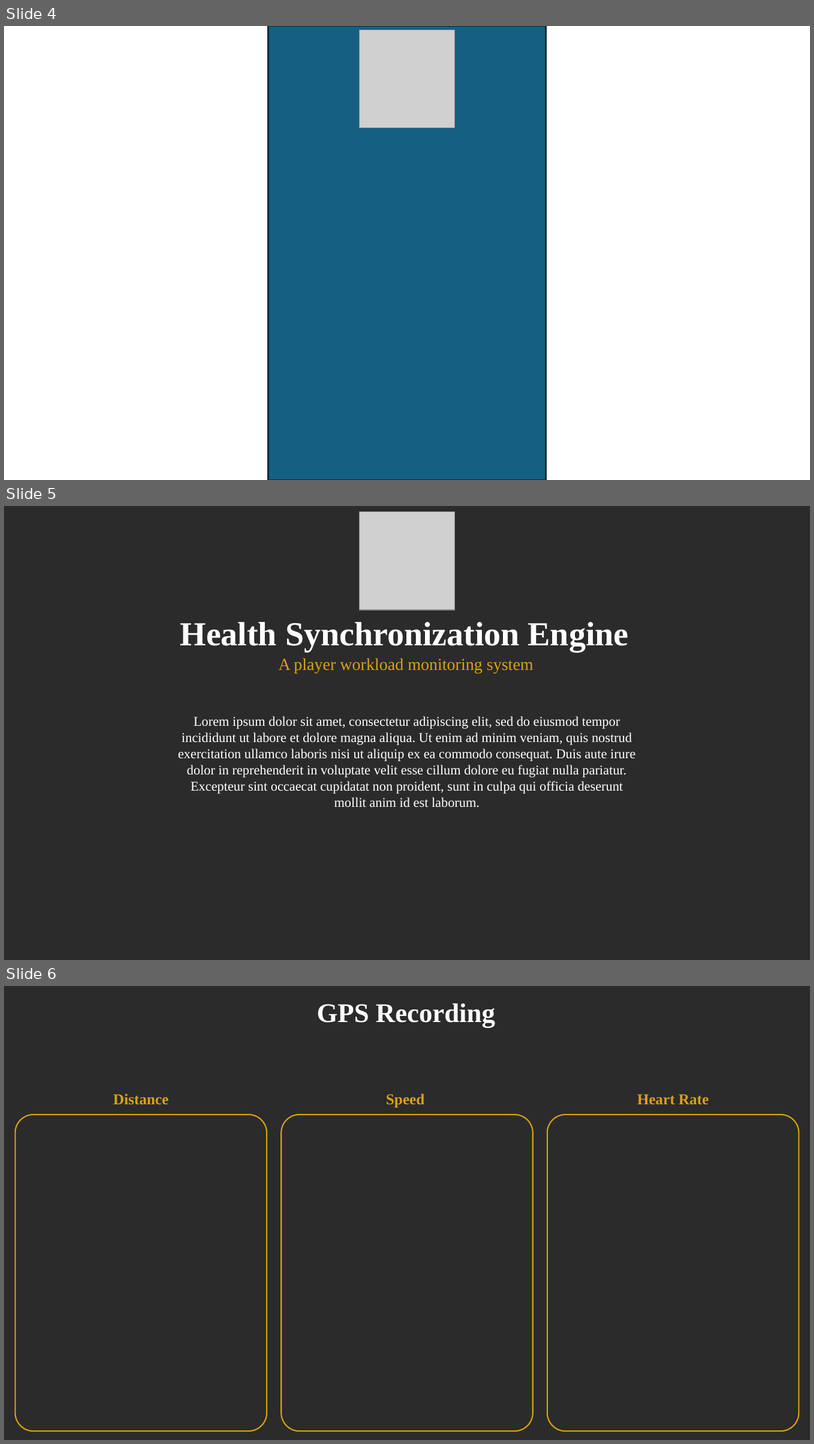
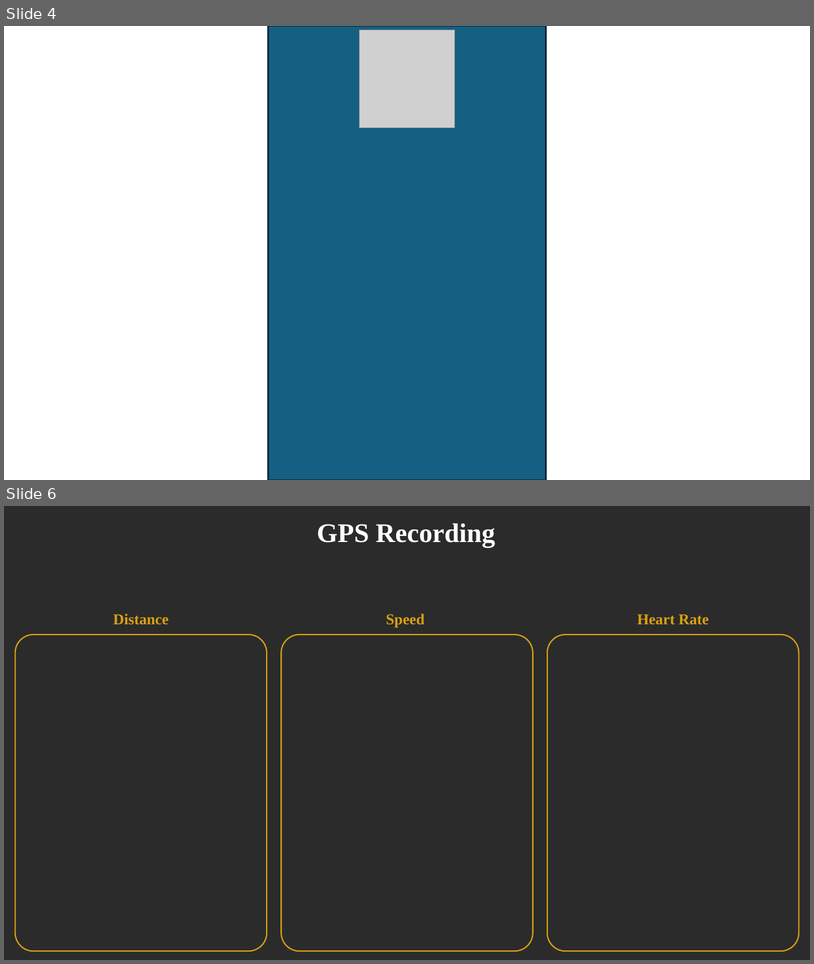
Before and after one commit to Jeffreyjose29/ChelseaFCDataVizathon, a slide deck: Design Brief/ChelseaFC.pptx. Shown one above the other, each under a label of ours: slides 4, 5 and 6 before the commit, slides 4 and 6 after it; the slides between them are not shown. The pictures are 814x1444 and 814x964 pixels, drawn with LibreOffice and Linux fonts; fonts in the diff are those of the drawing; grey boxes stand for pictures; background and template pictures are left out; a plain dark background stands for a picture behind light text. Boxes give left, top, right and bottom in pixels: in the first picture for what was removed or moved away, otherwise in the second. Text is boxed around its words. In the diff, an @@ line names an element or a change of style, - is before the commit and + after.

```diff
--- a/Design Brief/ChelseaFC.pptx
+++ b/Design Brief/ChelseaFC.pptx
@@ slide 5 removed at box(4, 506, 810, 960), background picture (left out) @@
@@ picture removed at box(360, 512, 455, 610) @@
@@ text removed at box(180, 622, 629, 652) @@
-Health Synchronization Engine
@@ text removed at box(279, 658, 534, 673) @@
-A player workload monitoring system
@@ text removed at box(178, 716, 636, 807) @@
-Lorem ipsum dolor sit amet, consectetur adipiscing elit, sed do eiusmod tempor incididunt ut labore et dolore magna aliqua. Ut enim ad minim veniam, quis nostrud exercitation ullamco laboris nisi ut aliquip ex ea commodo consequat. Duis aute irure dolor in reprehenderit in voluptate velit esse cillum dolore eu fugiat nulla pariatur. Excepteur sint occaecat cupidatat non proident, sunt in culpa qui officia deserunt mollit anim id est laborum.
```
Also in this commit, not shown: 6 slides added, 20 other files.
